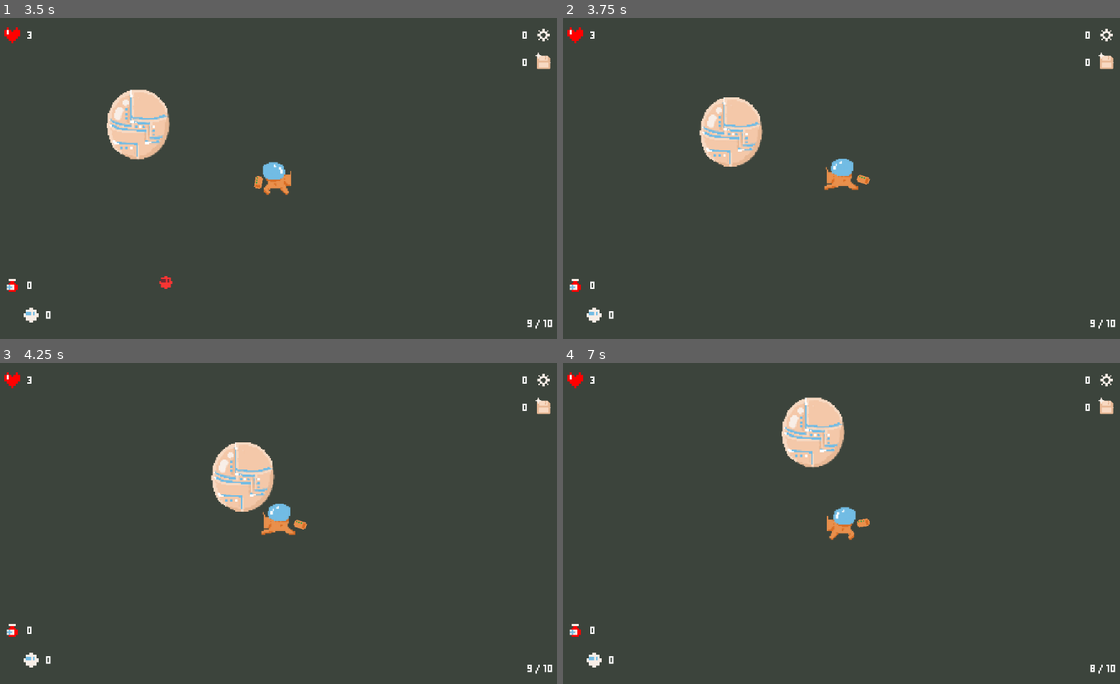
Above: before the commit, frames 1-4 (two rows, left to right).
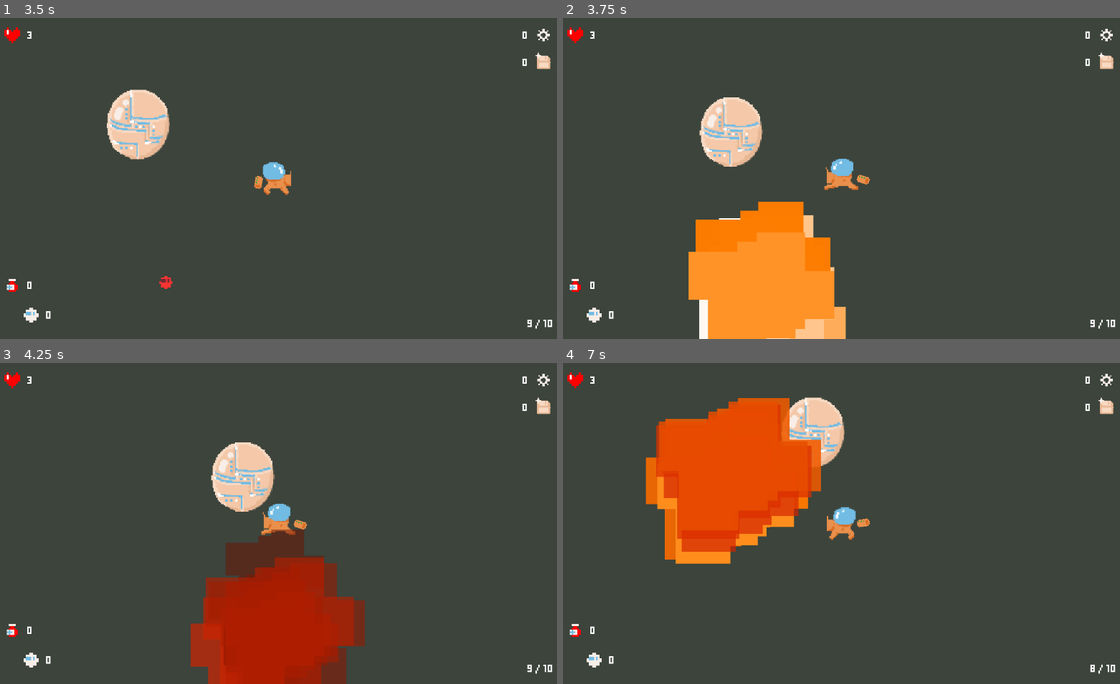
Above: after the commit, the same moments.

Repository: DeepRestGames/pirate-software-game-jam-17
Game: Godot game, scene res://Scenes/MainGameScene.tscn
Two runs of this game, one before a commit and one after it. Both use one fixed random seed, a clock stepped at 60 frames per second and the inputs below. This scene is started directly instead of the project's main scene. The engine's default icon, where the game draws it, is replaced by a stand-in: a white triangle on a blue panel in a dark square.
Inputs (mouse positions are in pixels of both pictures, inside the frame that each line leads up to):
- Up to frame 1 (3.5 s): move the mouse to (401, 162) at 0.52 s; hold D (move_right) 0.53-1.28 s; hold Q (drink_potion) 0.53-1.28 s; move the mouse to (161, 194) at 1.27 s; hold S (move_down) 1.28-2.03 s; tap E (interact) at 1.35 s; move the mouse to (334, 107) at 2.02 s; hold D (move_right) 2.03-2.78 s; hold F (place_bomb) 2.03-2.78 s; move the mouse to (250, 242) at 2.77 s; hold W (move_up) from 2.78 s (still down); click (250, 242) at 2.85 s
- Up to frame 2 (3.75 s): move the mouse to (1014, 226) at 3.52 s; release W (move_up) at 3.53 s; hold A (move_left) from 3.53 s (still down); hold Q (drink_potion) from 3.53 s (still down)
- Up to frame 3 (4.25 s): keep holding A (move_left); keep holding Q (drink_potion)
- Up to frame 4 (7 s): move the mouse to (668, 475) at 4.27 s; release Q (drink_potion) at 4.28 s; tap E (interact) at 4.35 s; move the mouse to (869, 523) at 5.02 s; release A (move_left) at 5.03 s; hold S (move_down) 5.03-5.78 s; hold F (place_bomb) 5.03-5.78 s; move the mouse to (752, 443) at 5.77 s; hold D (move_right) 5.78-6.53 s; click (752, 443) at 5.85 s; move the mouse to (964, 507) at 6.52 s; hold W (move_up) from 6.53 s (still down); hold Q (drink_potion) from 6.53 s (still down)

Frame 1 is identical in both runs. In frame 2, 9.9% of the frame differs, in the area x 22-51%, y 57-100%; in frame 3, 11%; in frame 4, 12%, in the area x 14-47%, y 10-63%.

Commit message:
bomb explosion animation

Diff:
--- a/if_onlyone_savemission/Scenes/Consumables/Bomb.tscn
+++ b/if_onlyone_savemission/Scenes/Consumables/Bomb.tscn
@@ -1,10 +1,58 @@
-[gd_scene load_steps=7 format=3 uid="uid://jscwt3xt4bj"]
+[gd_scene load_steps=16 format=3 uid="uid://jscwt3xt4bj"]
 
 [ext_resource type="Script" uid="uid://bpvusdpq0ytod" path="res://Scripts/Consumables/Bomb.gd" id="1_d3y8j"]
 [ext_resource type="Texture2D" uid="uid://depuhtpigf0n1" path="res://Assets/UI/Consumables.png" id="1_jmren"]
+[ext_resource type="Texture2D" uid="uid://k7jnftpmsvwp" path="res://Assets/Sprites/WhiteParticles.png" id="3_kdrj4"]
 
 [sub_resource type="CircleShape2D" id="CircleShape2D_kdrj4"]
 radius = 200.0
+
+[sub_resource type="CanvasItemMaterial" id="CanvasItemMaterial_hmtwy"]
+particles_animation = true
+particles_anim_h_frames = 4
+particles_anim_v_frames = 5
+particles_anim_loop = false
+
+[sub_resource type="Gradient" id="Gradient_kdrj4"]
+offsets = PackedFloat32Array(0, 0.190909, 0.427273, 1)
+colors = PackedColorArray(1, 1, 1, 1, 1, 0.5, 0, 1, 0.84, 0.14, 0, 0.694118, 0, 0, 0, 0.27451)
+
+[sub_resource type="GradientTexture1D" id="GradientTexture1D_hmtwy"]
+gradient = SubResource("Gradient_kdrj4")
+
+[sub_resource type="Curve" id="Curve_kdrj4"]
+_limits = [-200.0, 200.0, 0.0, 1.0]
+_data = [Vector2(0, -60.6741), 0.0, 0.0, 0, 0, Vector2(1, 200), 485.393, 0.0, 0, 0]
+point_count = 2
+
+[sub_resource type="CurveTexture" id="CurveTexture_hmtwy"]
+curve = SubResource("Curve_kdrj4")
+
+[sub_resource type="Curve" id="Curve_6n106"]
+_data = [Vector2(0, 0.820225), 0.0, 0.398632, 0, 0, Vector2(0.992647, 0.123596), -2.35091, 0.0, 0, 0]
+point_count = 2
+
+[sub_resource type="CurveTexture" id="CurveTexture_ht11g"]
+curve = SubResource("Curve_6n106")
+
+[sub_resource type="ParticleProcessMaterial" id="ParticleProcessMaterial_6n106"]
+particle_flag_disable_z = true
+emission_shape = 1
+emission_sphere_radius = 80.0
+gravity = Vector3(0, -200, 0)
+linear_accel_min = 0.999998
+linear_accel_max = 0.999998
+linear_accel_curve = SubResource("CurveTexture_hmtwy")
+radial_accel_min = 100.0
+radial_accel_max = 100.0
+tangential_accel_min = -2.23517e-06
+tangential_accel_max = 65.52
+scale_min = 20.0
+scale_max = 25.0
+scale_curve = SubResource("CurveTexture_ht11g")
+color_ramp = SubResource("GradientTexture1D_hmtwy")
+anim_speed_min = 6.62
+anim_speed_max = 16.0
 
 [sub_resource type="Animation" id="Animation_d3y8j"]
 length = 0.001
@@ -86,9 +134,18 @@
 vframes = 2
 frame = 3
 
+[node name="ExplosionParticles" type="GPUParticles2D" parent="."]
+material = SubResource("CanvasItemMaterial_hmtwy")
+emitting = false
+texture = ExtResource("3_kdrj4")
+one_shot = true
+explosiveness = 0.7
+process_material = SubResource("ParticleProcessMaterial_6n106")
+
 [node name="AnimationPlayer" type="AnimationPlayer" parent="."]
 libraries = {
 &"": SubResource("AnimationLibrary_kdrj4")
 }
 
+[connection signal="finished" from="ExplosionParticles" to="." method="_on_explosion_particles_finished"]
 [connection signal="animation_finished" from="AnimationPlayer" to="." method="_on_animation_player_animation_finished"]
--- a/if_onlyone_savemission/Scripts/Consumables/Bomb.gd
+++ b/if_onlyone_savemission/Scripts/Consumables/Bomb.gd
@@ -3,6 +3,8 @@
 
 @onready var animation_player = $AnimationPlayer
 @onready var hitbox_area = $HitboxArea
+@onready var sprite = $Sprite2D
+@onready var explosion_particles = $ExplosionParticles
 
 @export var bomb_damage = 3
 
@@ -12,8 +14,12 @@
 
 
 func _on_animation_player_animation_finished(anim_name: StringName) -> void:
+	explosion_particles.emitting = true
+	sprite.visible = false
 	if anim_name == "tick_boom":
 		for body in hitbox_area.get_overlapping_bodies():
 			body.take_damage(3)
 
+
+func _on_explosion_particles_finished() -> void:
 	call_deferred("queue_free")
Binary file added: if_onlyone_savemission/Assets/Sprites/WhiteParticles.png
Not shown, added: if_onlyone_savemission/Assets/Sprites/WhiteParticles.png.import
